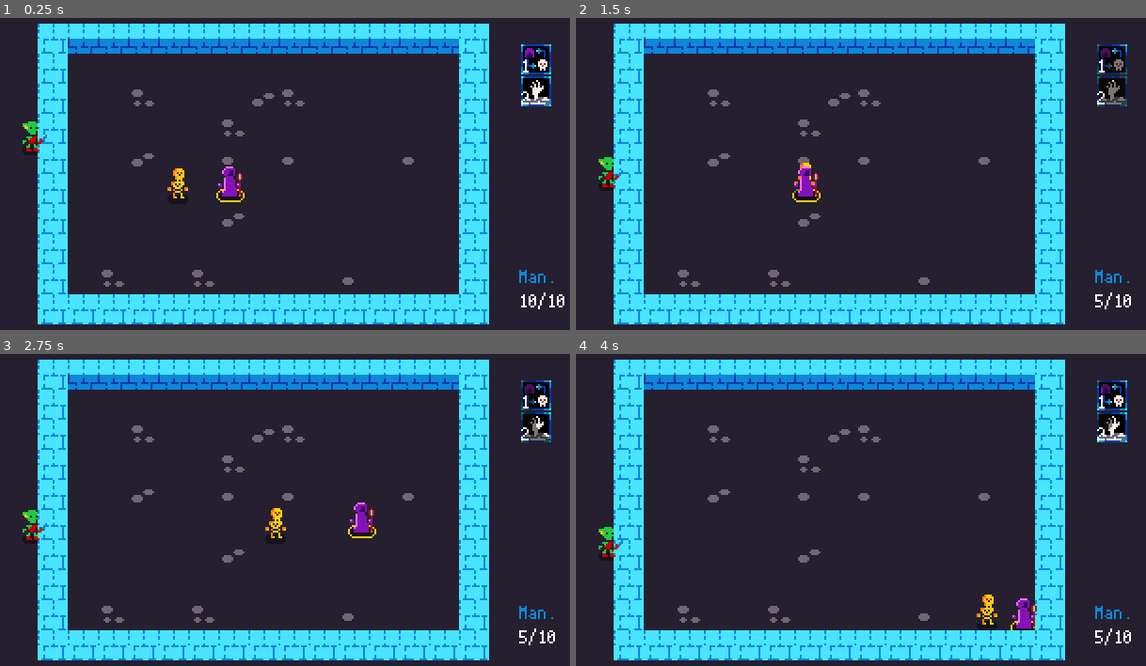
Above: before the commit, frames 1-4 (two rows, left to right).
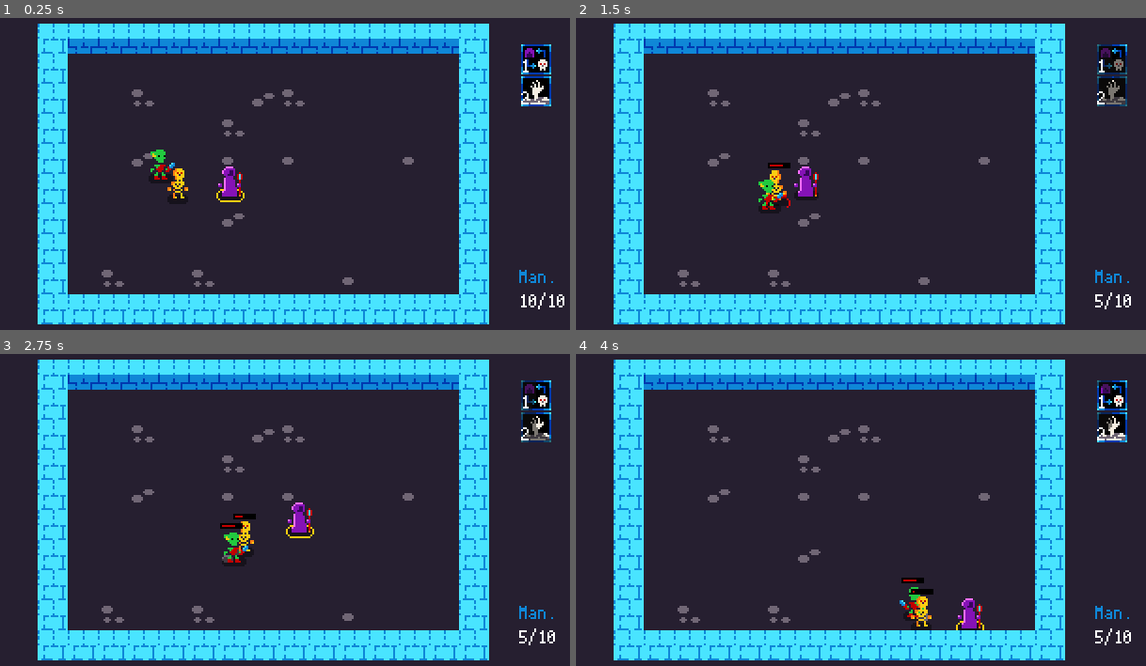
Above: after the commit, the same moments.

Repository: chichivap/nugdc
Game: Godot game, scene res://scenes/world/world.tscn
The game is run twice, just before and just after one commit, with the same random seed, the same clock (stepped at 60 frames per second) and the same inputs.
Inputs:
- Up to frame 1 (0.25 s): no input
- Up to frame 2 (1.5 s): click "1" at 0.5 s; click "2" at 1.25 s
- Up to frame 3 (2.75 s): hold D (move_right) from 2.03 s (still down); hold Shift (posess) from 2.03 s (still down); tap 2 (resurrect, bound only after the commit) at 2.3 s
- Up to frame 4 (4 s): release D (move_right) at 2.78 s; release Shift (posess) at 2.78 s; hold S (move_down) 2.78-3.53 s; tap 2 (resurrect, bound only after the commit) at 2.85, 3.8 s; tap Shift (posess) at 3.05 s; hold D (move_right) from 3.53 s (still down); hold Shift (posess) from 3.53 s (still down)

The runs differ from the first frame. In frame 1, 0.3% of the frame differs, in the area x 3-31%, y 33-52%; in frame 2, 0.7%; in frame 3, 1.4%, in the area x 3-67%, y 47-67%; in frame 4, 1.3%.

Commit message:
failed res system

Diff:
--- a/project.godot
+++ b/project.godot
@@ -56,6 +56,11 @@
 , Object(InputEventKey,"resource_local_to_scene":false,"resource_name":"","device":-1,"window_id":0,"alt_pressed":false …(183 unchanged characters)…
 ]
 }
+resurrect={
+"deadzone": 0.2,
+"events": [Object(InputEventKey,"resource_local_to_scene":false,"resource_name":"","device":-1,"window_id":0,"alt_pressed":false,"shift_pressed":false,"ctrl_pressed":false,"meta_pressed":false,"pressed":false,"keycode":0,"physical_keycode":50,"key_label":0,"unicode":50,"location":0,"echo":false,"script":null)
+]
+}
 
 [layer_names]
 
@@ -63,6 +68,7 @@
 2d_physics/layer_2="Skeleton"
 2d_physics/layer_3="Goblin"
 2d_physics/layer_4="Wall"
+2d_physics/layer_5="Corpse"
 
 [rendering]
 
--- a/scenes/entities/necromancer/necromancer.gd
+++ b/scenes/entities/necromancer/necromancer.gd
@@ -14,10 +14,15 @@
 @onready var marker: Sprite2D = $Marker
 @onready var mana_component: Node = $ManaComponent
 
-
+@onready var resurrection_area: Area2D = $ResurrectionArea
+@onready var resurrection_shape: CollisionShape2D = %ResurrectionShape
+var is_resurrecting: bool
+var resurrection_shape_shape: CircleShape2D
 var last_faced_direction: Vector2
 var state_machine := CallableStateMachine.new()
 
+var resurrection_tween: Tween
+var corpse: Corpse
 func _process(_delta: float) -> void:
 	state_machine.update()
 
@@ -27,6 +32,11 @@
 	state_machine.add_state(state_posessed, Callable(), Callable())
 	state_machine.add_state(state_normal, Callable(), Callable())
 	state_machine.set_initial_state(state_normal)
+
+	resurrection_area.area_entered.connect(_on_resurrection_area_entered)
+
+	resurrection_shape_shape = resurrection_shape.shape
+
 
 
 func state_normal() -> void:
@@ -40,6 +50,9 @@
 
 func state_posessed() -> void:
 	var skeleton: Skeleton = get_tree().get_first_node_in_group(SKELETON_GROUP)
+	if !is_instance_valid(skeleton):
+		state_machine.change_state(state_normal)
+		return
 	if skeleton.health_component.current_health <= 0:
 		state_machine.change_state(state_normal)
 	if is_instance_valid(skeleton):
@@ -47,8 +60,39 @@
 		velocity = Vector2.ZERO
 		marker.visible = false
 
+func _input(event: InputEvent) -> void:
+	if event.is_action_pressed("resurrect"):
+		is_resurrecting = true
+	elif event.is_action_released("resurrect"):
+		if is_resurrecting:
+			end_res()
+
 func state_res() -> void:
-	var skeleton: Skeleton = get_tree().get_first_node_in_group(SKELETON_GROUP)
-	if is_instance_valid(skeleton):
-		skeleton.resurrected.emit()
-		state_machine.change_state(state_normal)
+	is_resurrecting = true
+	resurrection_shape_shape.radius = 0
+	resurrection_shape.disabled = false
+
+	if resurrection_tween != null && resurrection_tween.is_valid():
+		resurrection_tween.kill()
+
+	var tween := create_tween()
+	tween.tween_property(resurrection_shape_shape, "radius", 48, 2.0).set_trans(Tween.TRANS_CUBIC).set_ease(Tween.EASE_OUT)
+	tween.tween_callback(end_res)
+
+func end_res() -> void:
+	is_resurrecting = false
+	resurrection_shape.disabled = true
+
+	if resurrection_tween != null && resurrection_tween.is_valid():
+		resurrection_tween.kill()
+
+	if is_instance_valid(corpse):
+		corpse.resurrect()
+	corpse = null
+	state_machine.change_state(state_normal)
+
+
+
+func _on_resurrection_area_entered(other_area: Area2D) -> void:
+	if other_area.owner is Corpse:
+		corpse = other_area.owner
--- a/scenes/entities/necromancer/necromancer.tscn
+++ b/scenes/entities/necromancer/necromancer.tscn
@@ -13,6 +13,9 @@
 
 [sub_resource type="CircleShape2D" id="CircleShape2D_vhpjt"]
 radius = 3.0
+
+[sub_resource type="CircleShape2D" id="CircleShape2D_10vsp"]
+radius = 48.0
 
 [node name="Necromancer" type="CharacterBody2D" groups=["player"]]
 collision_mask = 8
@@ -83,5 +86,14 @@
 text = "Mana: 10/10"
 label_settings = ExtResource("8_hfd7k")
 
+[node name="ResurrectionArea" type="Area2D" parent="."]
+collision_layer = 0
+collision_mask = 16
+
+[node name="ResurrectionShape" type="CollisionShape2D" parent="ResurrectionArea"]
+unique_name_in_owner = true
+shape = SubResource("CircleShape2D_10vsp")
+disabled = true
+
 [editable path="SpellUI/SpellButton"]
 [editable path="SpellUI/SpellButton2"]
--- /dev/null
+++ b/scenes/entities/skeleton/corpse.gd
@@ -0,0 +1,18 @@
+class_name Corpse
+extends Node2D
+
+const SKELETON_SCENE: PackedScene = preload("uid://bqvghd16833cq")
+
+@onready var sprite_2d: Sprite2D = $Sprite2D
+
+func _ready() -> void:
+	if randf() < .5:
+		sprite_2d.flip_h = true
+	else:
+		sprite_2d.flip_h = false
+
+func resurrect() -> void:
+	var skeleton = SKELETON_SCENE.instantiate() as CharacterBody2D
+	skeleton.global_position = global_position
+	get_parent().add_child(skeleton)
+	queue_free()
--- /dev/null
+++ b/scenes/entities/skeleton/corpse.tscn
@@ -0,0 +1,24 @@
+[gd_scene load_steps=4 format=3 uid="uid://cvr06bsxotsvl"]
+
+[ext_resource type="Texture2D" uid="uid://bae5vk4bf6ry3" path="res://assets/Skeleton/BonePile.png" id="1_1tugq"]
+[ext_resource type="Script" uid="uid://yk51dosn08q1" path="res://scenes/entities/skeleton/corpse.gd" id="1_t23gy"]
+
+[sub_resource type="CircleShape2D" id="CircleShape2D_t23gy"]
+radius = 5.0
+
+[node name="Corpse" type="Node2D"]
+script = ExtResource("1_t23gy")
+
+[node name="Sprite2D" type="Sprite2D" parent="."]
+position = Vector2(-8, -14)
+texture = ExtResource("1_1tugq")
+centered = false
+
+[node name="ResurrectionArea" type="Area2D" parent="."]
+collision_layer = 16
+collision_mask = 0
+
+[node name="CollisionShape2D" type="CollisionShape2D" parent="ResurrectionArea"]
+position = Vector2(0, -1)
+scale = Vector2(1.01347, 1.0174)
+shape = SubResource("CircleShape2D_t23gy")
--- a/scenes/entities/skeleton/skeleton.gd
+++ b/scenes/entities/skeleton/skeleton.gd
@@ -12,7 +12,6 @@
 const ACTION_MOVE_RIGHT: StringName = "move_right"
 
 signal necromancer_posessed(value: bool)
-signal resurrected
 
 var state_machine := CallableStateMachine.new()
 var target_position : Vector2
@@ -30,7 +29,6 @@
 	state_machine.add_state(state_follow, Callable(), Callable())
 	state_machine.add_state(state_posessed, Callable(), Callable())
 	state_machine.add_state(state_attack, Callable(), Callable())
-	state_machine.add_state(state_corpse, Callable(), Callable())
 
 	state_machine.set_initial_state(state_follow)
 
@@ -39,7 +37,7 @@
 	health_component.died.connect(_on_died)
 
 	necromancer_posessed.connect(_on_necromancer_posessed)
-	resurrected.connect(_on_resurrected)
+
 func _process(_delta: float) -> void:
 	state_machine.update()
 
@@ -52,15 +50,12 @@
 	marker.visible = false
 	var direction = global_position.direction_to(target_position)
 
-	#if is_instance_valid(enemy_target):
-	#	state_machine.change_state(state_attack)
 
 	if global_position.distance_to(target_position) > 0.5:
 		velocity = direction * SPEED
 		move_and_slide()
 	else:
 		global_position = target_position
-	print("state_follow")
 
 
 func get_player() -> CharacterBody2D:
@@ -121,17 +116,7 @@
 
 
 func _on_died() -> void:
-	state_machine.change_state(state_corpse)
-
-func state_corpse() -> void:
-	health_bar_component.progress_bar.visible = false
-
-	velocity = Vector2.ZERO
-
-	bone_pile.visible = true
-	sprite_2d.visible = false
-	#resurrected.connect(_on_resurrected)
-
+	queue_free()
 
 
 func _on_necromancer_posessed(value: bool) -> void:
@@ -141,11 +126,3 @@
 		state_machine.change_state(state_posessed)
 	else:
 		state_machine.change_state(state_follow)
-
-func _on_resurrected() -> void:
-	bone_pile.visible = false
-	sprite_2d.visible = true
-	health_bar_component.progress_bar.visible = false
-	state_machine.change_state(state_follow)
-
-	health_component.current_health = health_component.max_health
--- a/scenes/entities/skeleton/skeleton.tscn
+++ b/scenes/entities/skeleton/skeleton.tscn
@@ -8,9 +8,13 @@
 [ext_resource type="PackedScene" uid="uid://d01xdcorerq6l" path="res://scripts/components/health_component.tscn" id="6_yvqff"]
 [ext_resource type="PackedScene" uid="uid://ho4vdpm625eb" path="res://ui/health_bar_component.tscn" id="7_rb0rj"]
 [ext_resource type="Texture2D" uid="uid://bae5vk4bf6ry3" path="res://assets/Skeleton/BonePile.png" id="8_d4gqi"]
+[ext_resource type="Script" uid="uid://defq4lced13jk" path="res://scripts/components/corpse_spawner_component.gd" id="9_n7mv8"]
 
 [sub_resource type="CircleShape2D" id="CircleShape2D_u58mj"]
 radius = 3.0
+
+[sub_resource type="CircleShape2D" id="CircleShape2D_d4gqi"]
+radius = 6.0
 
 [node name="Skeleton" type="CharacterBody2D" groups=["skeleton"]]
 collision_mask = 9
@@ -63,3 +67,15 @@
 visible = false
 position = Vector2(0, -5)
 texture = ExtResource("8_d4gqi")
+
+[node name="ResurrectionArea" type="Area2D" parent="."]
+collision_layer = 16
+collision_mask = 0
+
+[node name="CollisionShape2D" type="CollisionShape2D" parent="ResurrectionArea"]
+visible = false
+shape = SubResource("CircleShape2D_d4gqi")
+
+[node name="CorpseSpawnerComponent" type="Node" parent="." node_paths=PackedStringArray("health_component")]
+script = ExtResource("9_n7mv8")
+health_component = NodePath("../HealthComponent")
--- a/scenes/world/world.tscn
+++ b/scenes/world/world.tscn
@@ -91,7 +91,6 @@
 metadata/_edit_use_anchors_ = true
 
 [node name="ManaNumber" type="Label" parent="YSortOrigin/Necromancer/ManaUI" index="1"]
-anchors_preset = -1
 offset_left = 284.0
 offset_top = 150.0
 offset_right = 309.0
@@ -106,7 +105,7 @@
 collision_mask = 10
 
 [node name="Goblin" parent="YSortOrigin" instance=ExtResource("3_6m72w")]
-position = Vector2(-16, 55)
+position = Vector2(61, 56)
 
 [editable path="YSortOrigin/Necromancer"]
 [editable path="YSortOrigin/Necromancer/SpellUI/SpellButton"]
--- /dev/null
+++ b/scripts/components/corpse_spawner_component.gd
@@ -0,0 +1,19 @@
+class_name CorpseSpawnerComponent
+extends Node
+
+const CORPSE_SCENE: PackedScene = preload("uid://cvr06bsxotsvl")
+
+@export var health_component: HealthComponent
+
+func _ready() -> void:
+	health_component.died.connect(_on_died)
+
+
+func _on_died() -> void:
+	spawn_corpse()
+	print("Corpse spawned at position: ", owner.global_position)
+
+func spawn_corpse() -> void:
+	var corpse = CORPSE_SCENE.instantiate()
+	owner.get_parent().add_child(corpse)
+	corpse.global_position = owner.global_position
Not shown: 1 places in scenes/entities/necromancer/necromancer.tscn that only renumber resources
Not shown, added: scenes/entities/skeleton/corpse.gd.uid
Not shown: 1 places in scenes/entities/skeleton/skeleton.tscn that only renumber resources
Not shown, added: scripts/components/corpse_spawner_component.gd.uid
